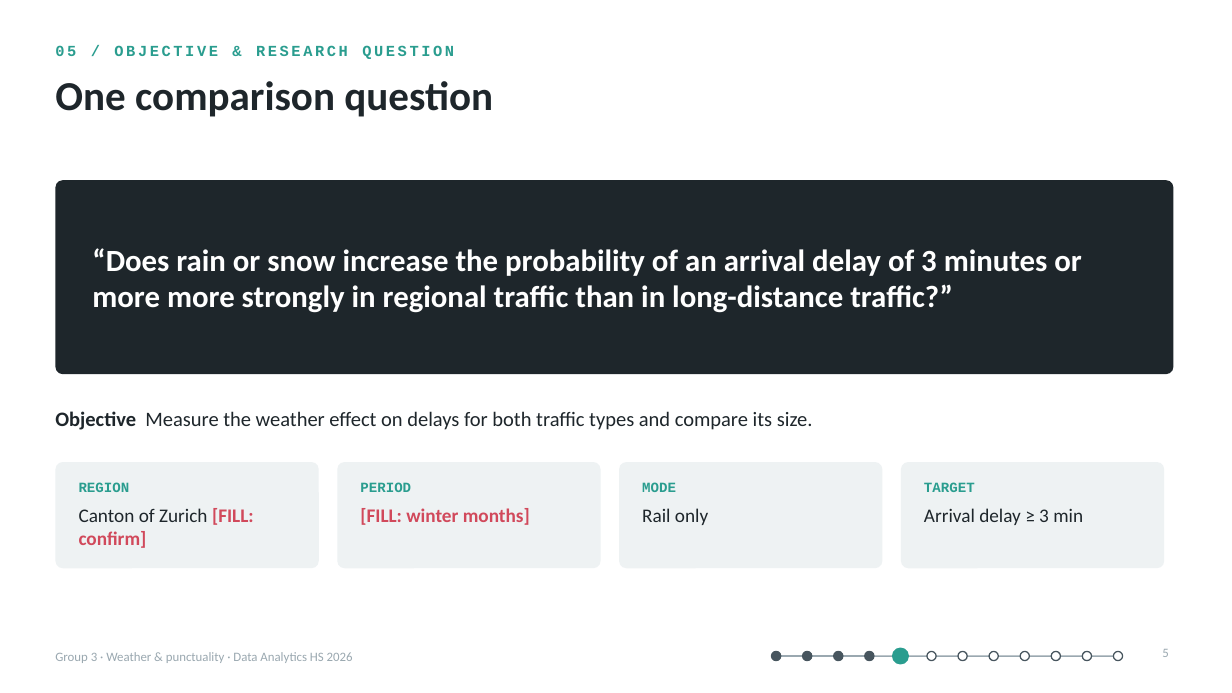
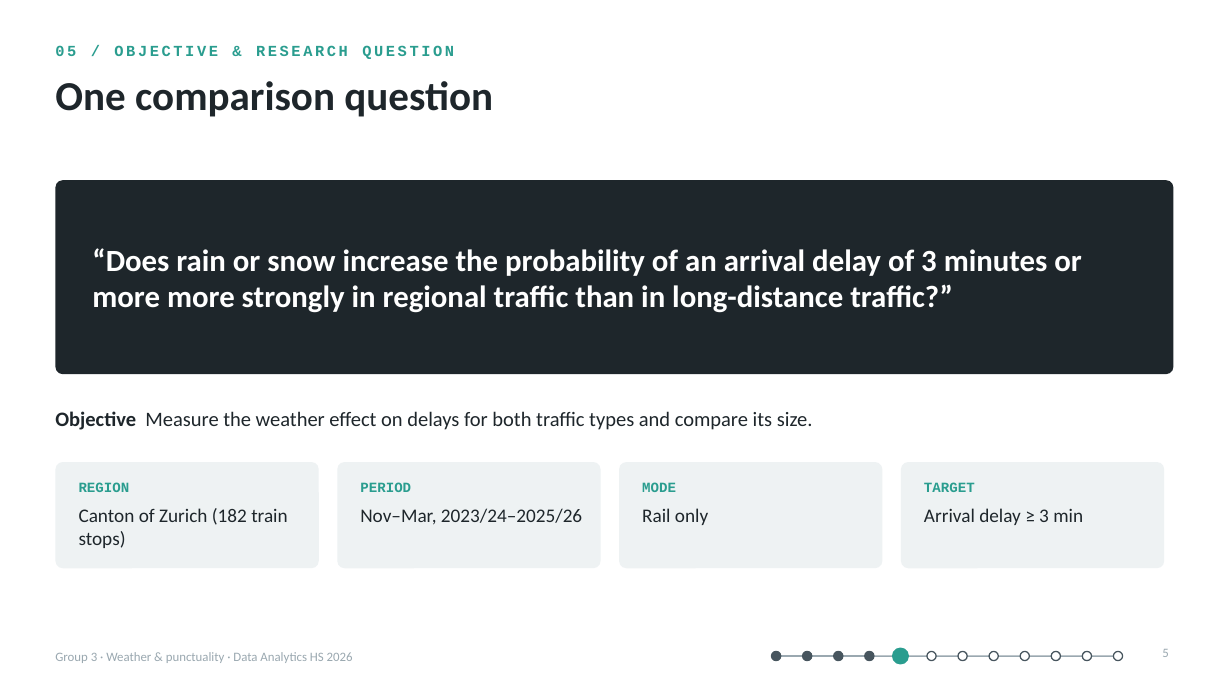
Before and after one commit to rexheeri/da-projekt-hs26, a slide deck: slide 5 of presentation/concept_presentation_group_03.pptx. Drawn at 1232x693 pixels with LibreOffice and Linux fonts; fonts in the diff are those of the drawing. Boxes give left, top, right and bottom in pixels: in the first picture for what was removed or moved away, otherwise in the second. Text is boxed around its words. In the diff, an @@ line names an element or a change of style, - is before the commit and + after.

```diff
--- a/presentation/concept_presentation_group_03.pptx
+++ b/presentation/concept_presentation_group_03.pptx
@@ text at [79,508,287,548]: text changed @@
-Canton of Zurich [FILL: confirm]
+Canton of Zurich (182 train stops)
@@ text at [360,508,582,525]: text changed; text colour #D1495B to #1E262B; bold off @@
-[FILL: winter months]
+Nov–Mar, 2023/24–2025/26
```
Also in this commit, not shown: 10 other slides changed, 5 other files.
